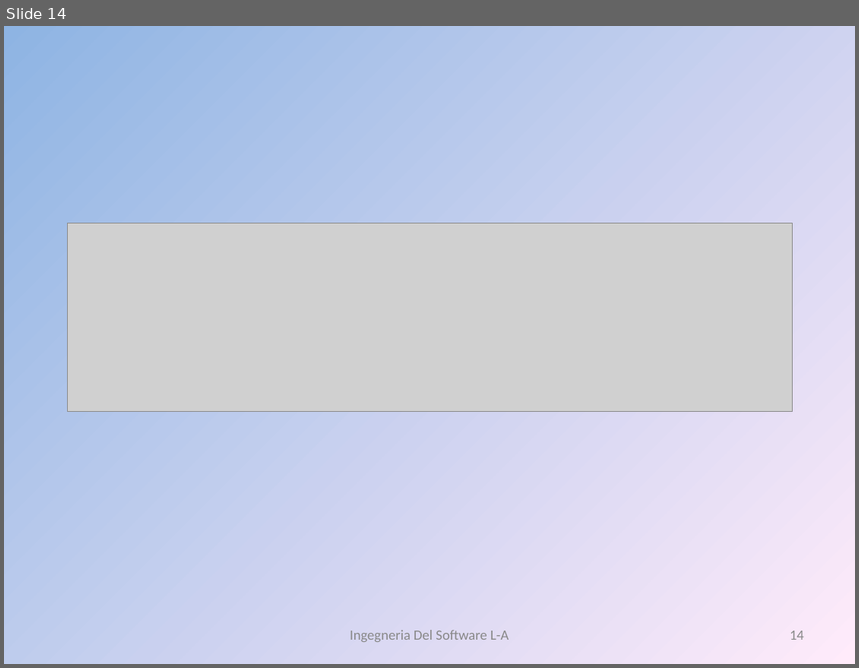
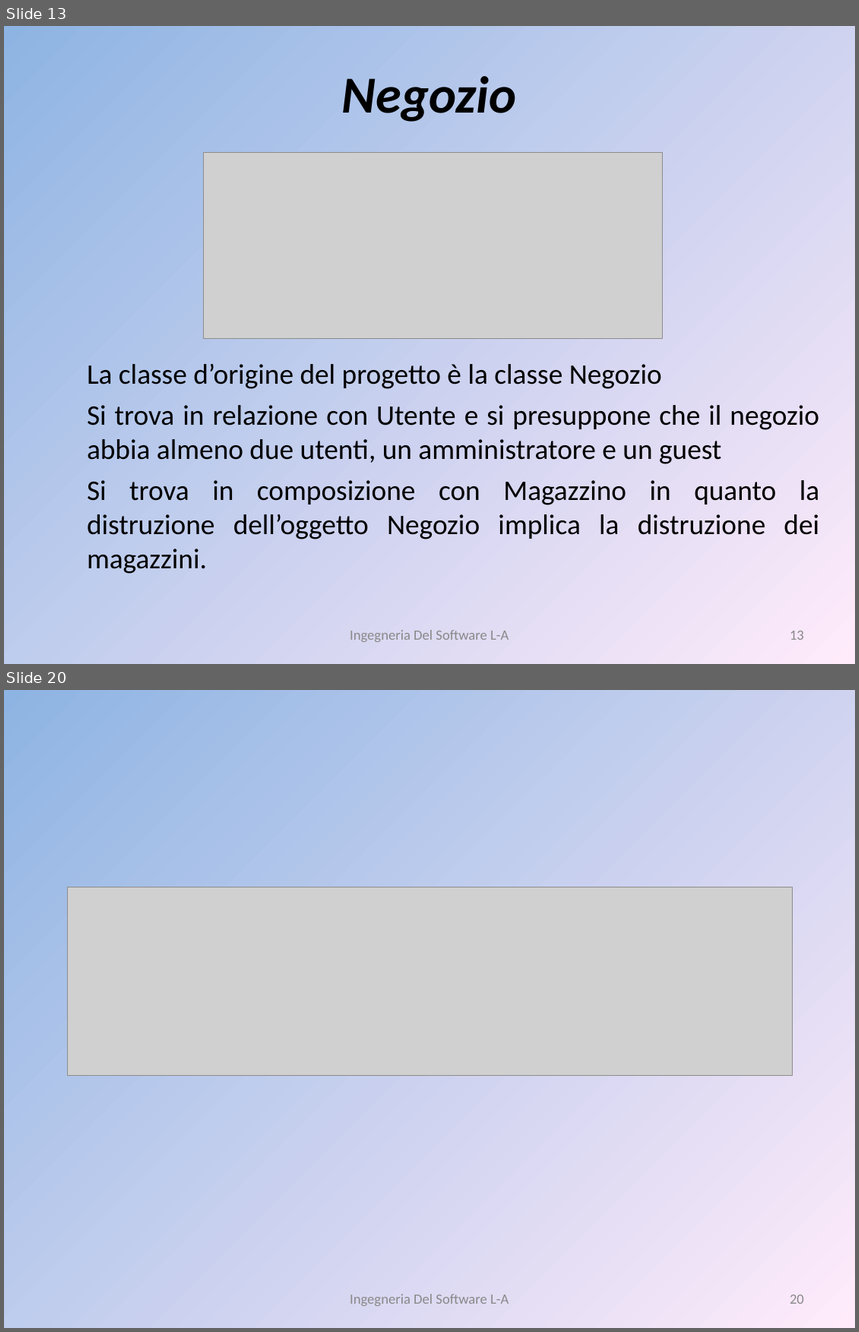
Before and after one commit to liannario/ingsoftbo, a slide deck: ViaggiateSicuri.ppt. Shown one above the other, each under a label of ours: slide 14 before the commit, slides 13 and 20 after it; the slides between them are not shown. The pictures are 859x668 and 859x1332 pixels, drawn with LibreOffice and Linux fonts; fonts in the diff are those of the drawing; grey boxes stand for pictures. Boxes give left, top, right and bottom in pixels: in the first picture for what was removed or moved away, otherwise in the second. Text is boxed around its words. In the diff, an @@ line names an element or a change of style, - is before the commit and + after.

```diff
--- a/ViaggiateSicuri.ppt
+++ b/ViaggiateSicuri.ppt
@@ slide 13 added at (4,26,855,664), background gradient #8EB4E3 to #FFEBFA @@
@@ title added at (342,76,517,122), 44 pt, text #000000, bold, italic @@
+Negozio
@@ picture added at (203,152,662,338) @@
@@ text added at (87,364,819,574), 24 pt, text #000000 @@
+La classe d’origine del progetto è la classe Negozio
+Si trova in relazione con Utente e si presuppone che il negozio abbia almeno due utenti, un amministratore e un guest
+Si trova in composizione con Magazzino in quanto la distruzione dell’oggetto Negozio implica la distruzione dei magazzini.
@@ text added at (350,630,509,642), 12 pt, text #898989 @@
+Ingegneria Del Software L-A
@@ page number added at (790,631,804,640), 12 pt, text #898989 @@
+13
@@ what was slide 14 is now slide 20 @@
@@ page number at (790,1295,804,1304): text changed @@
-14
+20
```
Also in this commit, not shown: 1 slide changed, 5 other slides added.
